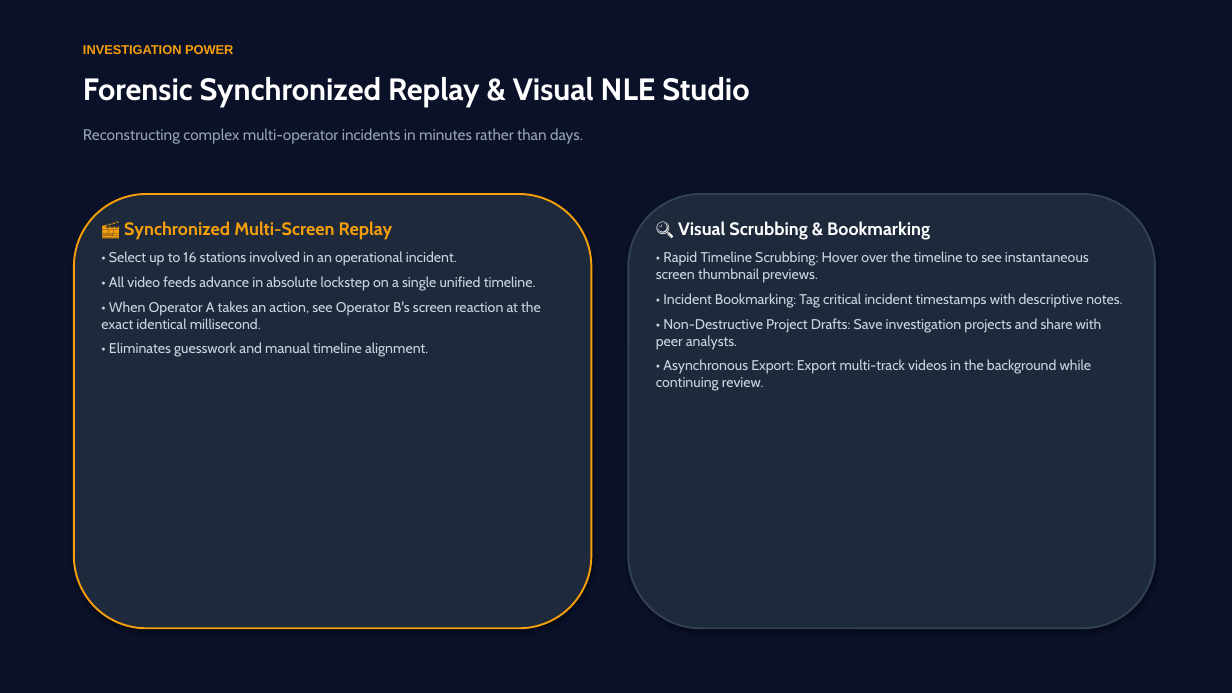
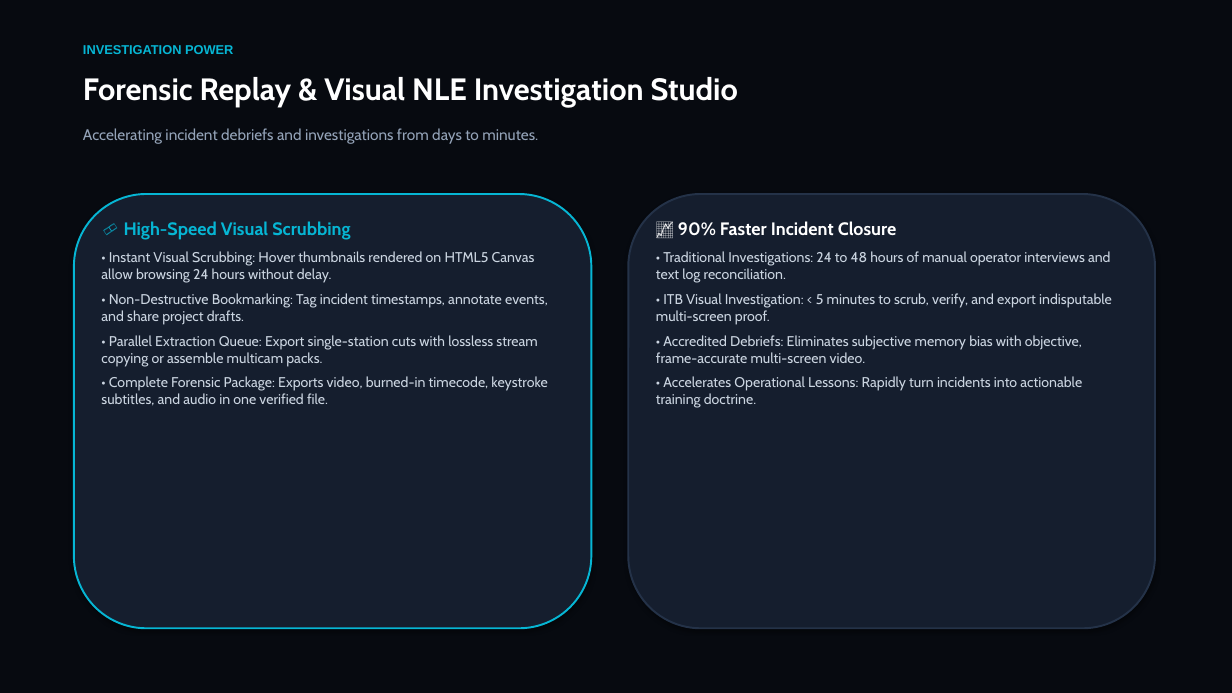
Before and after one commit to shalevohad/Screen-recorder, a slide deck: slide 9 of Presentations/ITB_SCREEN_RECORDER_Executive_Management.pptx (slide 7 before the commit). Drawn at 1232x693 pixels with LibreOffice and Linux fonts; fonts in the diff are those of the drawing. Boxes give left, top, right and bottom in pixels: in the first picture for what was removed or moved away, otherwise in the second. Text is boxed around its words. In the diff, an @@ line names an element or a change of style, - is before the commit and + after.

Commit message:
feat(multi-monitor): fix multi-display streaming, Extractor GC process leaks, directory browser and executive presentation

```diff
--- a/Presentations/ITB_SCREEN_RECORDER_Executive_Management.pptx
+++ b/Presentations/ITB_SCREEN_RECORDER_Executive_Management.pptx
@@ rectangle at bbox=[0, 0, 1232, 693]: fill #0A1128 to #070A10 @@
@@ text "INVESTIGATION POWER" at bbox=[83, 45, 233, 54]: text colour #F59E0B to #06B6D4 @@
@@ text at bbox=[83, 77, 738, 106]: text changed @@
-Forensic Synchronized Replay & Visual NLE Studio
+Forensic Replay & Visual NLE Investigation Studio
@@ text at bbox=[83, 128, 538, 144]: text changed @@
-Reconstructing complex multi-operator incidents in minutes rather than days.
+Accelerating incident debriefs and investigations from days to minutes.
@@ rounded rectangle at bbox=[74, 194, 592, 628]: fill #1E293B to #151E2E; outline #F59E0B 1.5 pt to #06B6D4 1.5 pt @@
@@ rounded rectangle at bbox=[628, 194, 1155, 628]: fill #1E293B to #151E2E; outline #334155 1.5 pt to #243248 1.5 pt @@
@@ text at bbox=[101, 221, 548, 406]: text changed @@
-🎬 Synchronized Multi-Screen Replay
-• Select up to 16 stations involved in an operational incident.
-• All video feeds advance in absolute lockstep on a single unified timeline.
-• When Operator A takes an action, see Operator B's screen reaction at the exact identical millisecond.
-• Eliminates guesswork and manual timeline alignment.
+🎞️ High-Speed Visual Scrubbing
+• Instant Visual Scrubbing: Hover thumbnails rendered on HTML5 Canvas allow browsing 24 hours without delay.
+• Non-Destructive Bookmarking: Tag incident timestamps, annotate events, and share project drafts.
+• Parallel Extraction Queue: Export single-station cuts with lossless stream copying or assemble multicam packs.
+• Complete Forensic Package: Exports video, burned-in timecode, keystroke subtitles, and audio in one verified file.
@@ text at bbox=[656, 221, 1112, 408]: text changed @@
-🔍 Visual Scrubbing & Bookmarking
-• Rapid Timeline Scrubbing: Hover over the timeline to see instantaneous screen thumbnail previews.
-• Incident Bookmarking: Tag critical incident timestamps with descriptive notes.
-• Non-Destructive Project Drafts: Save investigation projects and share with peer analysts.
-• Asynchronous Export: Export multi-track videos in the background while continuing review.
+📈 90% Faster Incident Closure
+• Traditional Investigations: 24 to 48 hours of manual operator interviews and text log reconciliation.
+• ITB Visual Investigation: < 5 minutes to scrub, verify, and export indisputable multi-screen proof.
+• Accredited Debriefs: Eliminates subjective memory bias with objective, frame-accurate multi-screen video.
+• Accelerates Operational Lessons: Rapidly turn incidents into actionable training doctrine.
```
Also in this commit, not shown: 8 other slides changed, 4 slides added, 5 slides removed, 46 other files.
